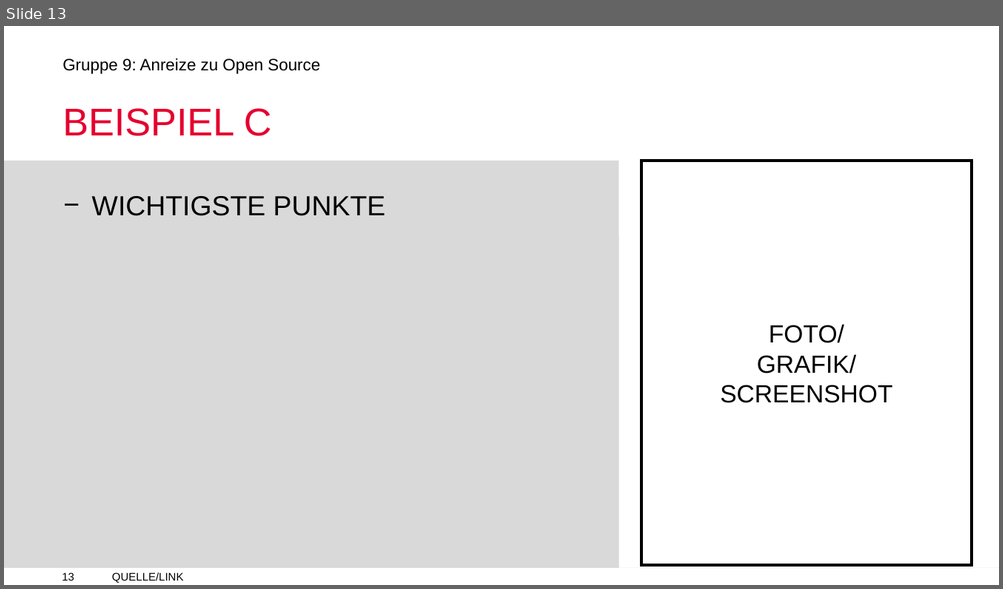
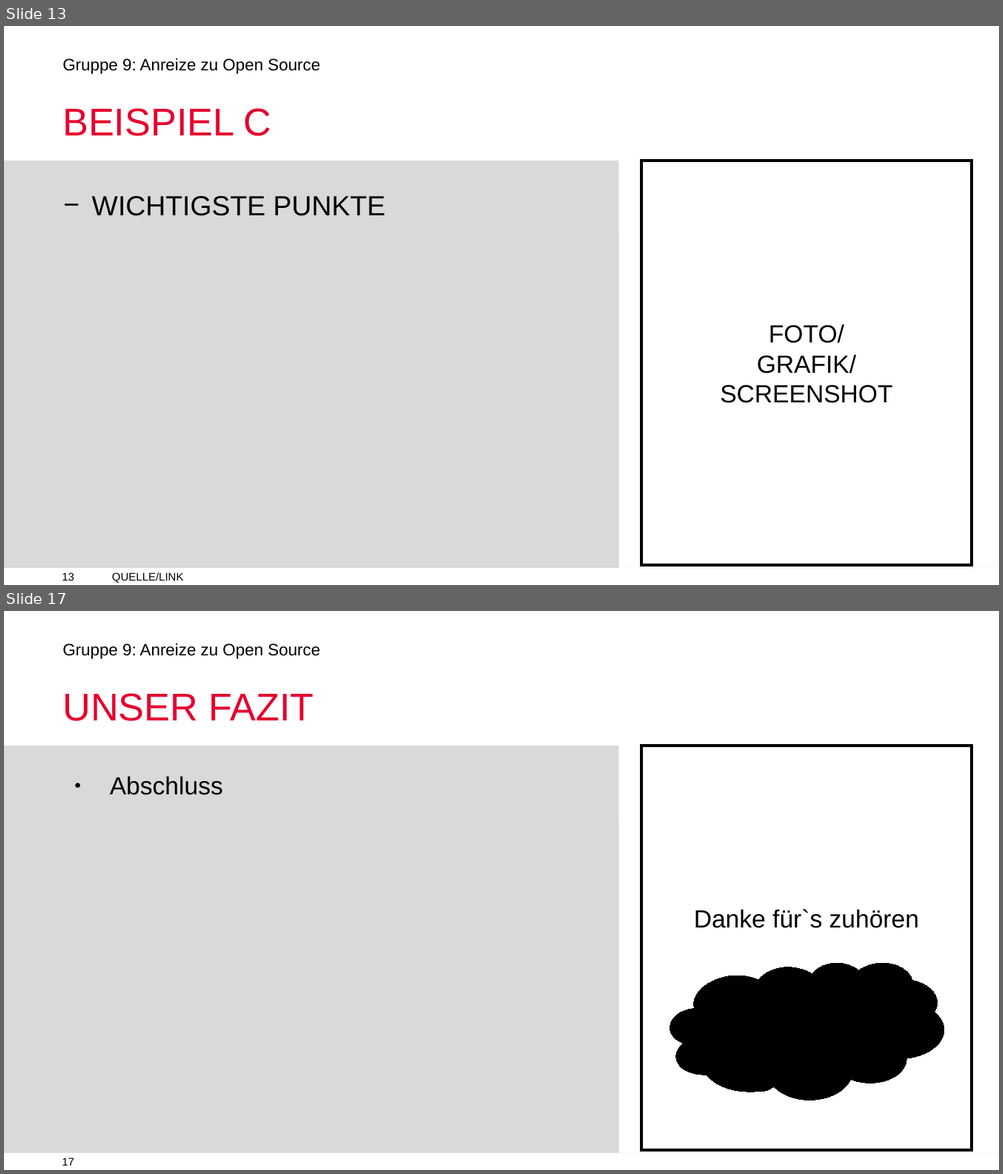
Before and after one commit to mauriziopiu/anreize_zu_open_source, a slide deck: OSS_Prasentation_open.odp. Shown one above the other, each under a label of ours: slide 13 before the commit, slides 13 and 17 after it; the slides between them are not shown. The pictures are 1003x589 and 1003x1174 pixels, drawn with LibreOffice and Linux fonts; fonts in the diff are those of the drawing; background and template pictures are left out. Boxes give left, top, right and bottom in pixels: in the first picture for what was removed or moved away, otherwise in the second. Text is boxed around its words. In the diff, an @@ line names an element or a change of style, - is before the commit and + after.

```diff
--- a/OSS_Prasentation_open.odp
+++ b/OSS_Prasentation_open.odp
@@ slide 17 added at (x1=4, y1=611, x2=999, y2=1170), background #FFFFFF; not listed: 5 template elements that a slide beside it also shows @@
@@ text added at (x1=62, y1=693, x2=314, y2=721), 28 pt, text #E6002E @@
+UNSER FAZIT
@@ rectangle added at (x1=642, y1=746, x2=972, y2=1151), fill #FFFFFF, outline #000000 2.01 pt, 18 pt, text #000000 @@
+Danke für`s zuhören
@@ text added at (x1=110, y1=776, x2=223, y2=795), 18 pt, text #000000 @@
+● Abschluss
@@ freeform shape added at (x1=669, y1=963, x2=944, y2=1100), fill #000000, outline #000000 0 pt @@
```
Also in this commit, not shown: 1 slide changed, 2 other slides added.
